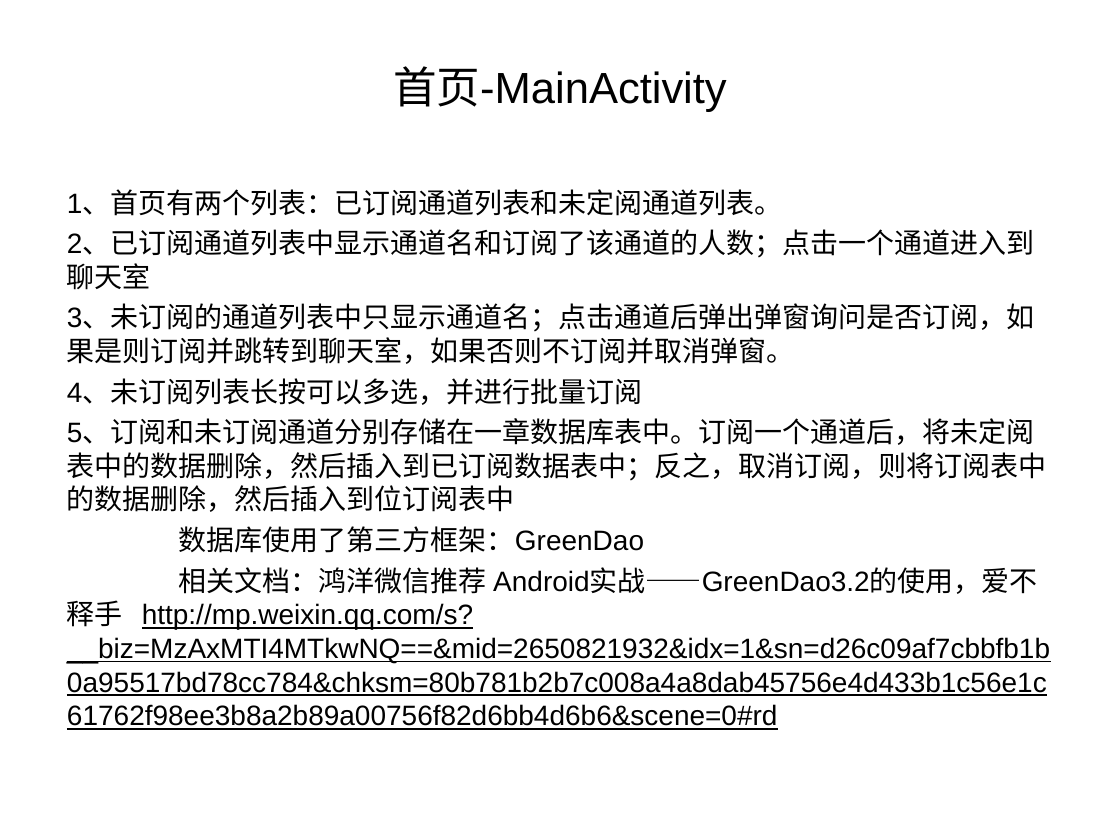
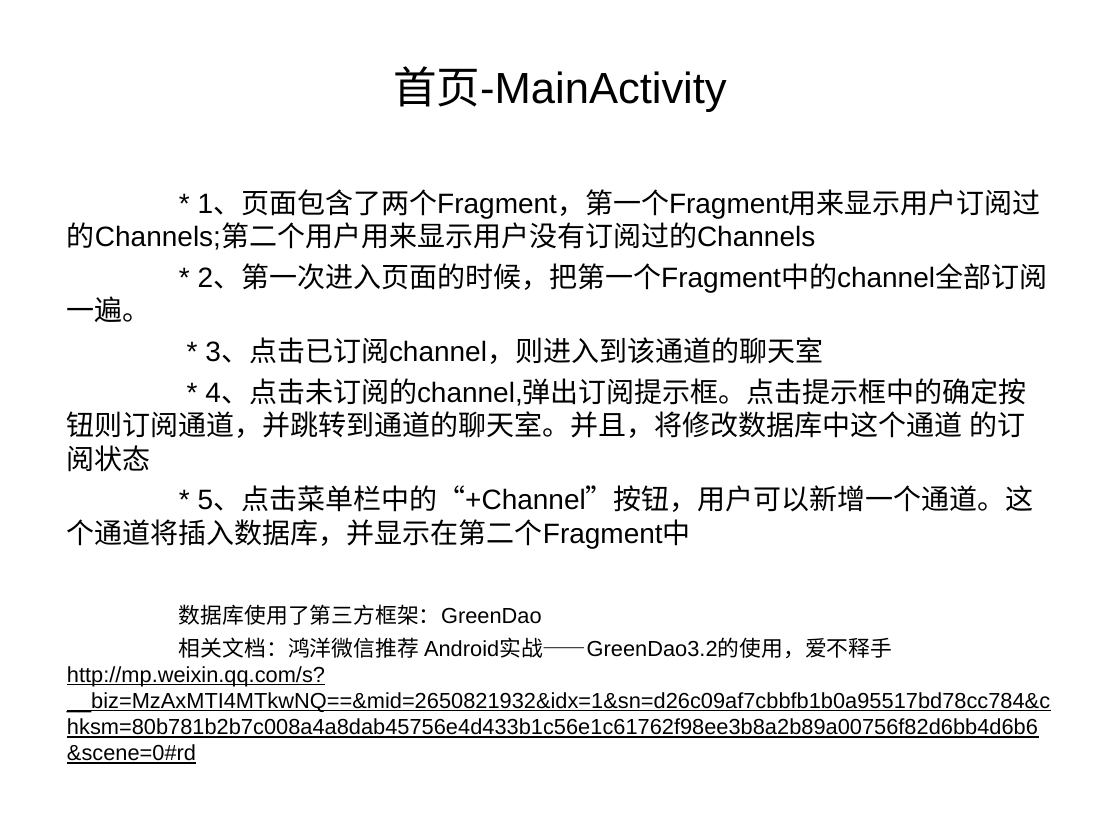
Before and after one commit to leizhiheng/PubNubTutorialDemo, a slide deck: slide 5 of PubNub Demo 模型描述.ppt. Drawn at 1120x840 pixels with LibreOffice and Linux fonts; fonts in the diff are those of the drawing. Boxes give left, top, right and bottom in pixels: in the first picture for what was removed or moved away, otherwise in the second. Text is boxed around its words. In the diff, an @@ line names an element or a change of style, - is before the commit and + after.

```diff
--- a/PubNub Demo 模型描述.ppt
+++ b/PubNub Demo 模型描述.ppt
@@ text at (67, 191, 1047, 549): text changed @@
-1、首页有两个列表：已订阅通道列表和未定阅通道列表。
-2、已订阅通道列表中显示通道名和订阅了该通道的人数；点击一个通道进入到聊天室
-3、未订阅的通道列表中只显示通道名；点击通道后弹出弹窗询问是否订阅，如果是则订阅并跳转到聊天室，如果否则不订阅并取消弹窗。
-4、未订阅列表长按可以多选，并进行批量订阅
-5、订阅和未订阅通道分别存储在一章数据库表中。订阅一个通道后，将未定阅表中的数据删除，然后插入到已订阅数据表中；反之，取消订阅，则将订阅表中的数据删除，然后插入到位订阅表中
+* 1、页面包含了两个Fragment，第一个Fragment用来显示用户订阅过的Channels;第二个用户用来显示用户没有订阅过的Channels
+* 2、第一次进入页面的时候，把第一个Fragment中的channel全部订阅一遍。
+* 3、点击已订阅channel，则进入到该通道的聊天室
+* 4、点击未订阅的channel,弹出订阅提示框。点击提示框中的确定按钮则订阅通道，并跳转到通道的聊天室。并且，将修改数据库中这个通道 的订阅状态
+* 5、点击菜单栏中的“+Channel”按钮，用户可以新增一个通道。这个通道将插入数据库，并显示在第二个Fragment中
@@ text at (67, 604, 1050, 764): size 18 to 14 pt in "数据库使用了第三方框架：GreenDao", "相关文档：鸿洋微信推荐 Android实战——GreenDao3.2的使用，爱不释手 http://mp.weixin. ..."; less space between paragraphs @@
```
Also in this commit, not shown: 5 other slides changed, 4 other files.
